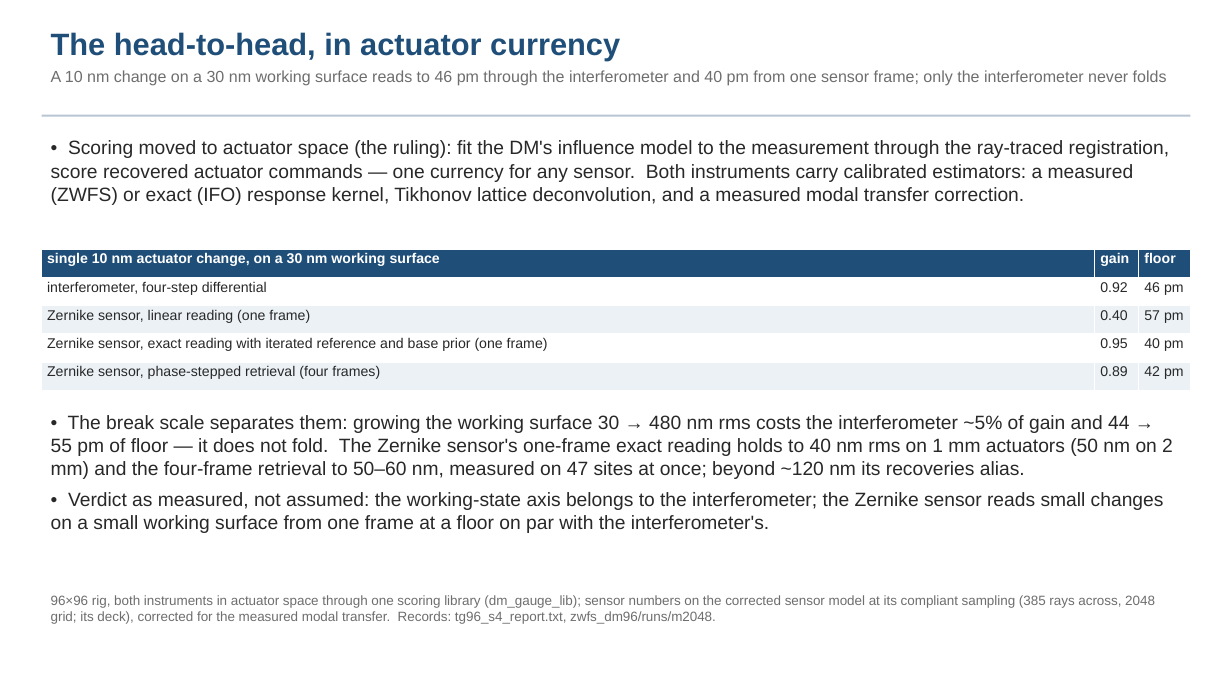
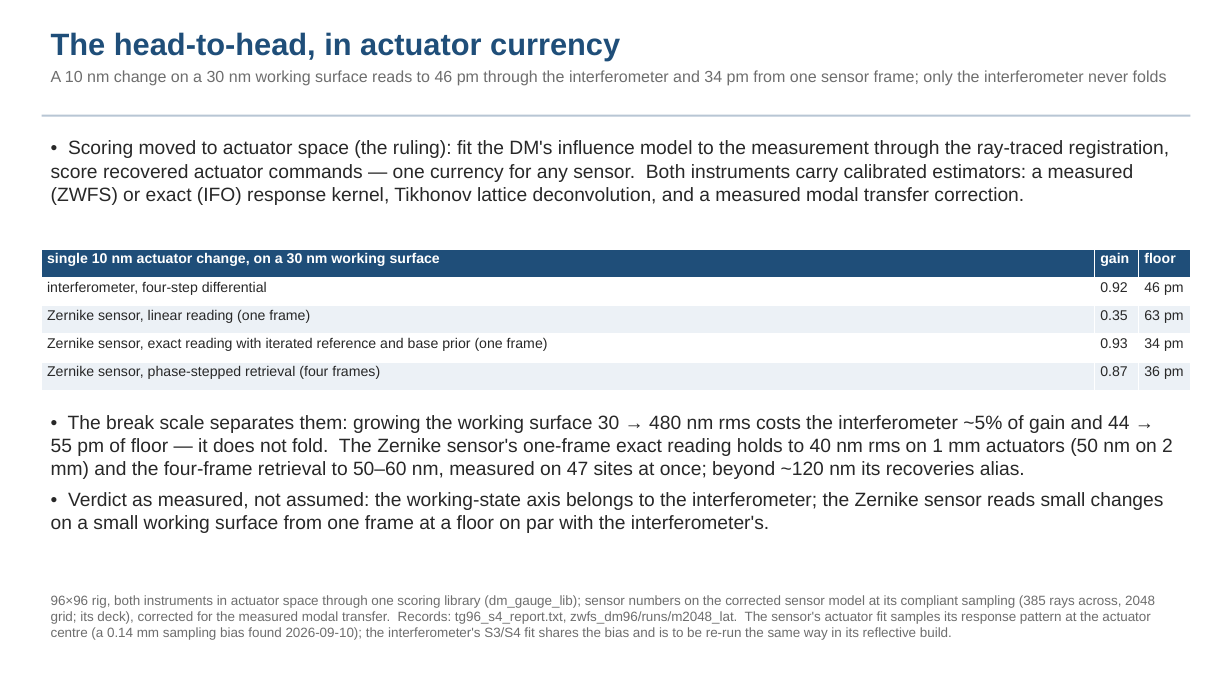
Before and after one commit to nasa-jpl/macos, a slide deck: slide 17 of demo_session/deck_tg_fang.pptx. Drawn at 1232x693 pixels with LibreOffice and Linux fonts; fonts in the diff are those of the drawing. Boxes give left, top, right and bottom in pixels: in the first picture for what was removed or moved away, otherwise in the second. Text is boxed around its words. In the diff, an @@ line names an element or a change of style, - is before the commit and + after.

Commit message:
ZWFS S9 record + deck fold 3c (stencil-site fix; calibration-on-surface and fold-crossing results); slice (resources edd960b)

```diff
--- a/demo_session/deck_tg_fang.pptx
+++ b/demo_session/deck_tg_fang.pptx
@@ text at (51,70,1167,86): text changed @@
-A 10 nm change on a 30 nm working surface reads to 46 pm through the interferometer and 40 pm from one sensor frame; only the interferometer never folds
+A 10 nm change on a 30 nm working surface reads to 46 pm through the interferometer and 34 pm from one sensor frame; only the interferometer never folds
@@ table at (42,250,1191,391) @@
-row 3, column 2: 0.40
+row 3, column 2: 0.35
-row 3, column 3: 57 pm
+row 3, column 3: 63 pm
-row 4, column 2: 0.95
+row 4, column 2: 0.93
-row 4, column 3: 40 pm
+row 4, column 3: 34 pm
-row 5, column 2: 0.89
+row 5, column 2: 0.87
-row 5, column 3: 42 pm
+row 5, column 3: 36 pm
@@ text at (51,595,1155,640): text changed @@
-96×96 rig, both instruments in actuator space through one scoring library (dm_gauge_lib); sensor numbers on the corrected sensor model at its compliant sampling (385 rays across, 2048 grid; its deck), corrected for the measured modal transfer. Records: tg96_s4_report.txt, zwfs_dm96/runs/m2048.
+96×96 rig, both instruments in actuator space through one scoring library (dm_gauge_lib); sensor numbers on the corrected sensor model at its compliant sampling (385 rays across, 2048 grid; its deck), corrected for the measured modal transfer. Records: tg96_s4_report.txt, zwfs_dm96/runs/m2048_lat. The sensor's actuator fit samples its response pattern at the actuator centre (a 0.14 mm sampling bias found 2026-09-10); the interferometer's S3/S4 fit shares the bias and is to be re-run the same way in its reflective build.
```
Also in this commit, not shown: 5 other files.
